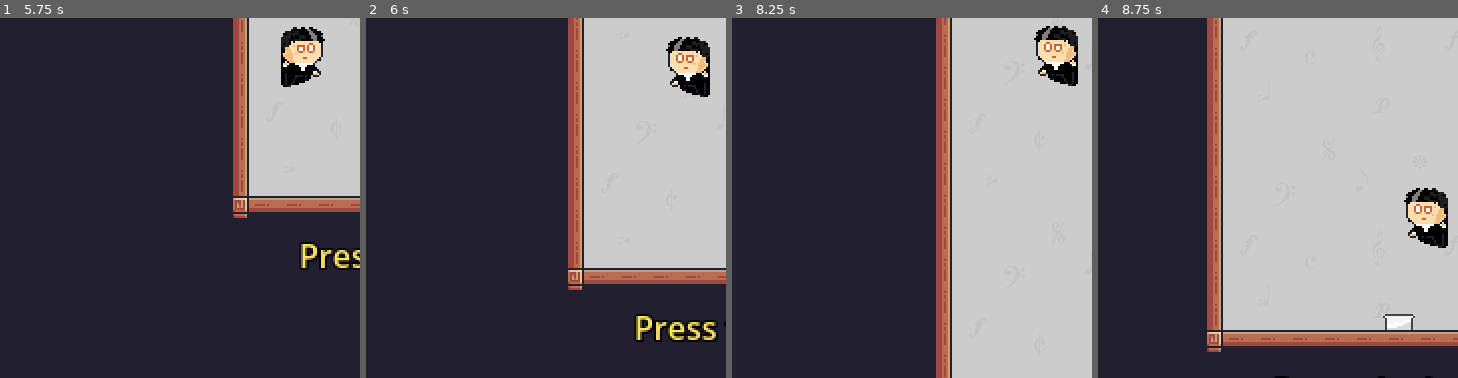
Above: before the commit, frames 1-4 (left to right).
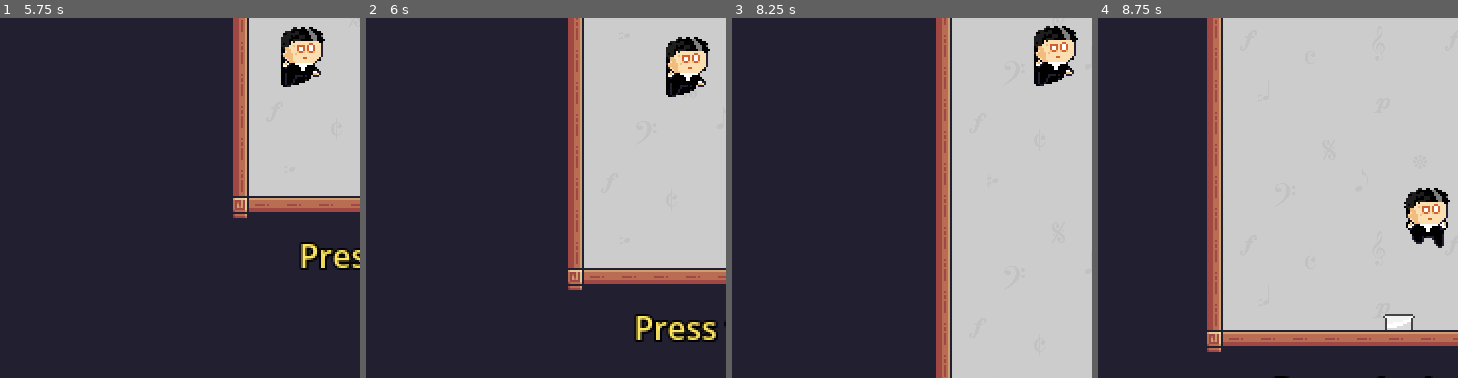
Above: after the commit, the same moments.

Repository: PascalGilbraith/Scale
Game: Godot game, scene res://main_menu.tscn
The game is run twice, just before and just after one commit, with the same random seed, the same clock (stepped at 60 frames per second) and the same inputs.
Inputs:
- Up to frame 1 (5.75 s): click "New Game" at 0.5 s; hold Right (ui_right) 1.28-2.78 s; tap Space (jump) at 1.35, 1.52, 1.82, 2.1, 2.27, 2.57, 2.85, 3.6, 3.77, 4.07, 4.35, 4.52, 4.82, 5.1, 5.27, 5.57 s; hold Left (ui_left) 2.78-3.53 s; hold Right (ui_right) 3.53-5.03 s; hold Left (ui_left) from 5.03 s (still down)
- Up to frame 2 (6 s): release Left (ui_left) at 5.78 s; hold Right (ui_right) from 5.78 s (still down); tap Space (jump) at 5.85 s
- Up to frame 3 (8.25 s): release Right (ui_right) at 6.53 s; hold Left (ui_left) 6.53-8.03 s; tap Space (jump) at 6.6, 6.77, 7.07, 7.35, 7.52, 7.82, 8.1 s; hold Right (ui_right) from 8.03 s (still down)
- Up to frame 4 (8.75 s): keep holding Right (ui_right); tap Space (jump) at 8.27, 8.57 s
The pictures show only the part of the screen within x 9-59%, y 38-88%; the shares and areas given below are measured in that part.

Frame 1 is identical in both runs. In frame 2, 1.3% of the frame differs, in the area x 83-96%, y 5-22%; in frame 3, 1.3%; in frame 4, 1.0%.

Commit message:
Fix animation on wall jump flipping

Diff:
--- a/player.gd
+++ b/player.gd
@@ -49,6 +49,7 @@
 			timer_wall_jump.start()
 			var wall_direction = get_wall_normal()
 			velocity = wall_direction * (SPEED / 2)
+			sprite.play("wall_jump")
 
 		velocity.y = JUMP_VELOCITY
 		jump_count += 1
@@ -58,8 +59,9 @@
 	var direction = Input.get_axis("ui_left", "ui_right")
 
 	if is_wall_jumping:
-		sprite.flip_h = direction < 0;
-		sprite.play("wall_jump")
+		if velocity.y > 0:
+			sprite.flip_h = direction < 0;
+			sprite.play("fall")
 	elif direction:
 		sprite.flip_h = direction < 0;
 		if is_on_floor():
